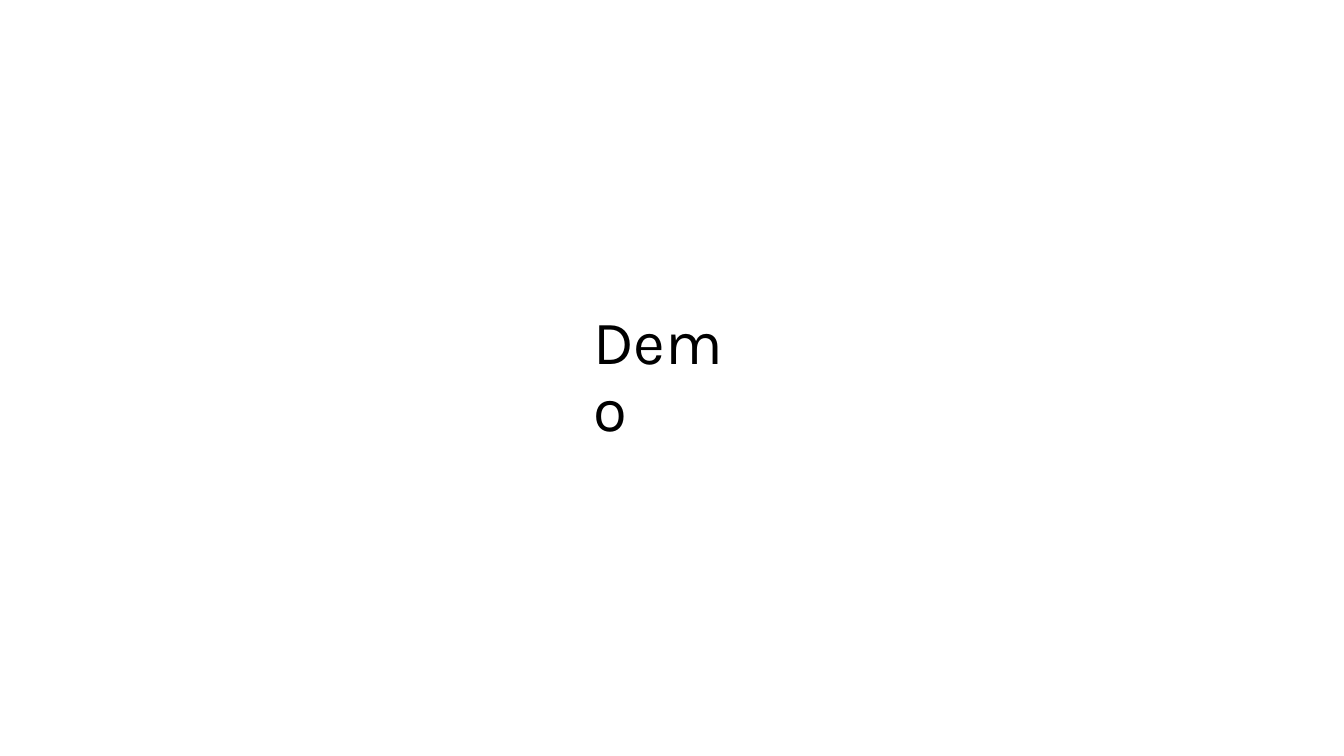
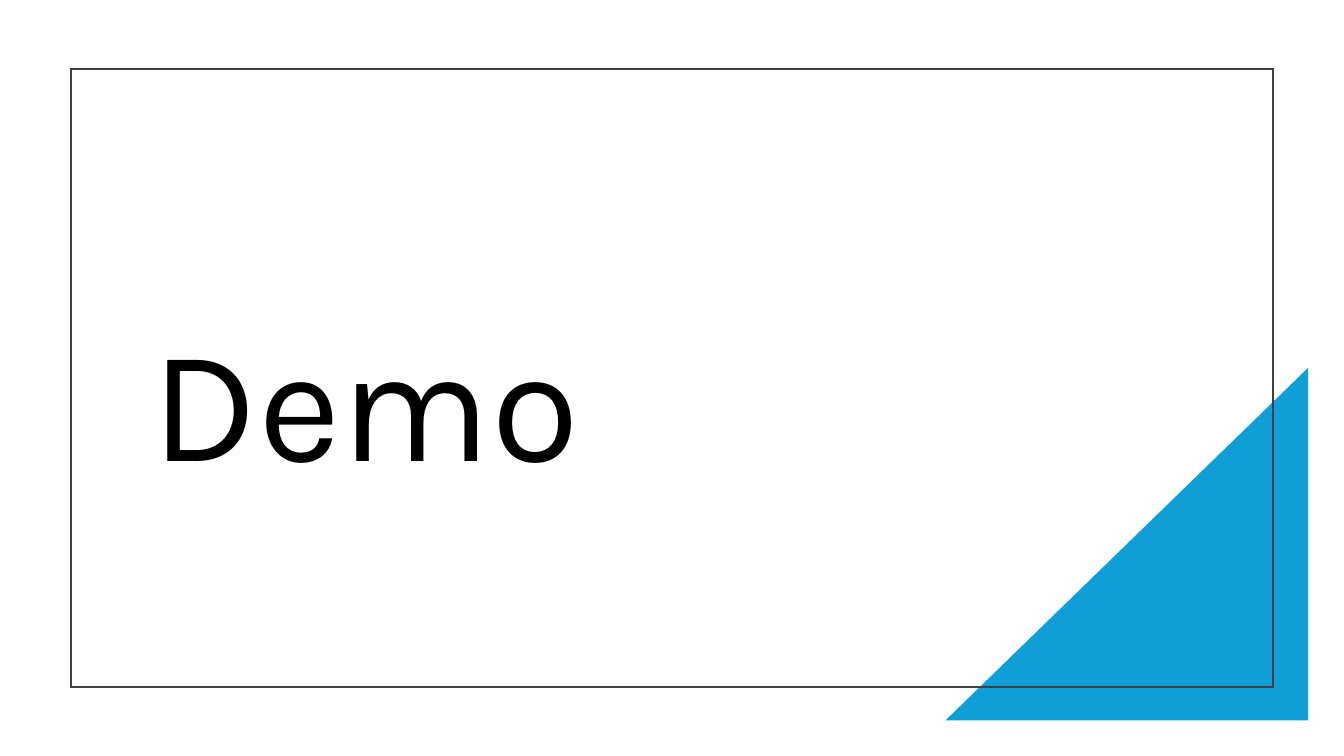
Before and after one commit to adeziio/auto-wright, a slide deck: slide 6 of Automated Testing Refinement Proposal.pptx (slide 5 before the commit). Drawn at 1344x756 pixels with LibreOffice and Linux fonts; fonts in the diff are those of the drawing. Boxes give left, top, right and bottom in pixels: in the first picture for what was removed or moved away, otherwise in the second. Text is boxed around its words. In the diff, an @@ line names an element or a change of style, - is before the commit and + after.

Commit message:
update the powerpoint

```diff
--- a/Automated Testing Refinement Proposal.pptx
+++ b/Automated Testing Refinement Proposal.pptx
@@ rectangle added at box(71, 69, 1273, 687), outline #404040 1.5 pt @@
@@ title "Demo": place and size @@
-title "Demo" at box(583, 306, 761, 452)
+title "Demo" at box(152, 360, 579, 463)
@@ title "Demo" at box(152, 360, 579, 463): size 44 to 115 pt; vertical alignment middle to bottom @@
@@ right triangle added at box(946, 368, 1309, 721), fill #0F9ED5 @@
```
Also in this commit, not shown: 1 slide added.
